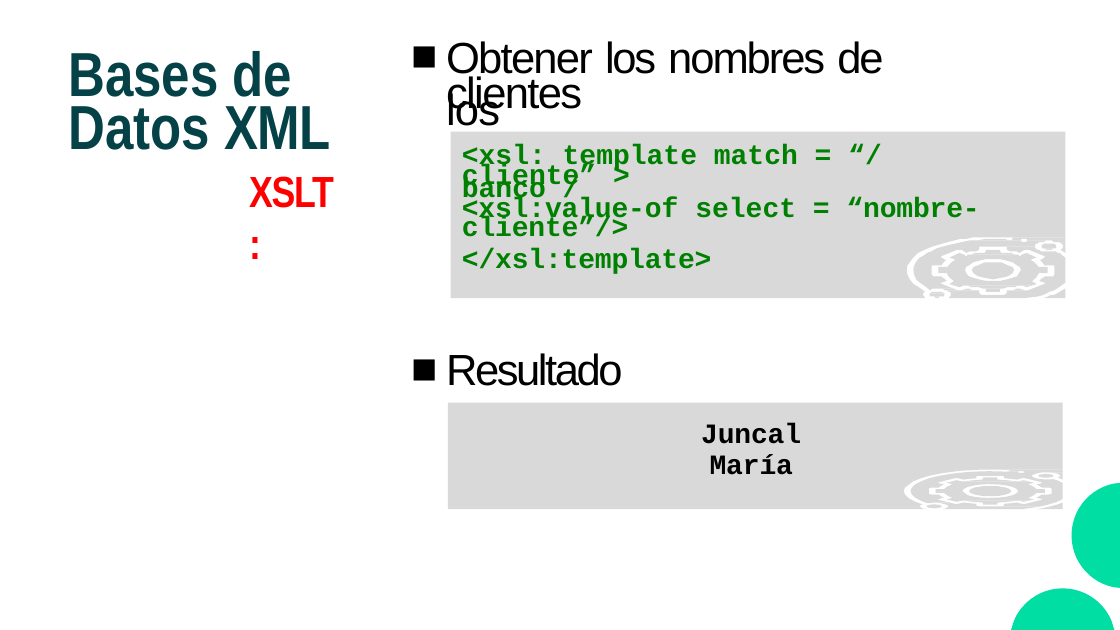
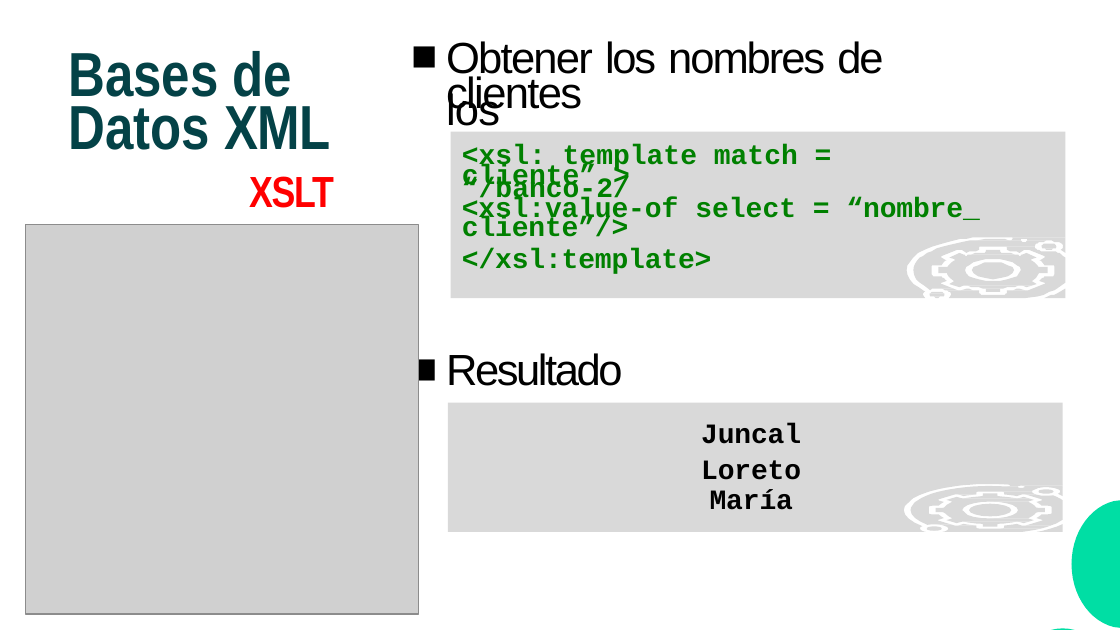
Before and after one commit to CodeWithJuancho/CEIABD_Modulos-de-Big-Data, a slide deck: slide 41 of BIU/UT2 - Almacenamiento y consulta de datos/UT2_1 XML/UT2_1 XML.pptx (slide 38 before the commit). Drawn at 1120x630 pixels with LibreOffice and Linux fonts; fonts in the diff are those of the drawing; grey boxes stand for pictures. Boxes give left, top, right and bottom in pixels: in the first picture for what was removed or moved away, otherwise in the second. Text is boxed around its words. In the diff, an @@ line names an element or a change of style, - is before the commit and + after.

```diff
--- a/BIU/UT2 - Almacenamiento y consulta de datos/UT2_1 XML/UT2_1 XML.pptx
+++ b/BIU/UT2 - Almacenamiento y consulta de datos/UT2_1 XML/UT2_1 XML.pptx
@@ text at <box>462,144,798,206</box>: text changed @@
-<xsl: template match = “/ banco /
+<xsl: template match = “/banco-2/
@@ text at <box>462,197,980,225</box>: text changed @@
-<xsl:value-of select = “nombre-
+<xsl:value-of select = “nombre_
@@ picture added at <box>26,224,418,614</box> @@
@@ freeform shape: place and size @@
-freeform shape at <box>448,402,1063,508</box>
+freeform shape at <box>448,402,1063,531</box>
@@ text at <box>701,423,801,510</box>: text changed @@
-Juncal María
+Juncal
+Loreto María
@@ freeform shape: place and size @@
-freeform shape at <box>1011,483,1120,629</box>
+freeform shape at <box>1011,501,1120,630</box>
```
Also in this commit, not shown: 12 other slides changed, 5 slides added, 12 other files.
